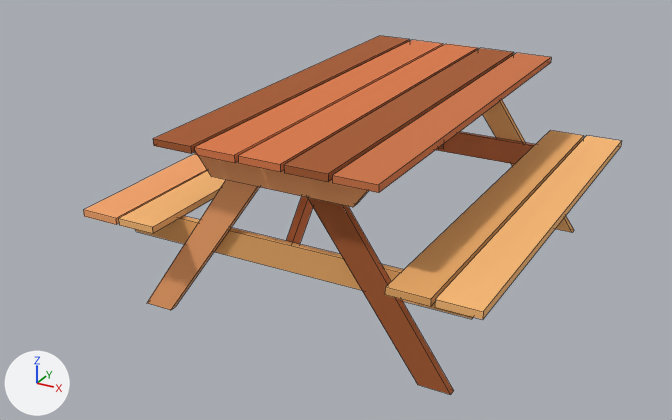
A saved change to the OBJ model Assets/Picnic Asset Pack/Unity Assets - Simple Picnic Assets/Bench/Mesh/Bench.obj.
One viewpoint serves both versions: a 50 mm lens placed at (1.87, -3.82, 2.17), pointed at (-0.14, -0.15, 0.33). Arrows for +X, +Y and +Z are at lower left; the lights stay in place. Mesh edges are drawn as thin lines. Where no turn or scale is listed for an object, it has been applied to the vertices.

The first picture shows 'Bench'.
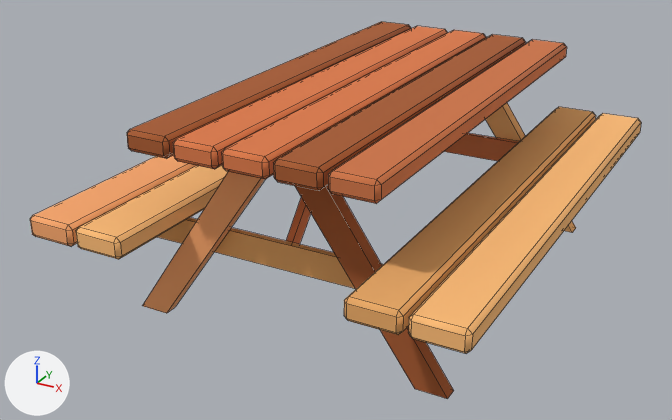
What differs and where, as boxes [x1, y1, x2, y2] in the pictures (672 x 420 px):
'Bench', reshaped (14% wider)
    before: [83, 36, 621, 395]
    after: [30, 22, 641, 399]
part 1 of me_bench, rebuilt (34% wider, 28% taller)
    before: [83, 154, 207, 225]
    after: [30, 155, 197, 246]
part 2 of me_bench, rebuilt (10% wider, 16% taller)
    before: [238, 44, 478, 172]
    after: [221, 30, 486, 179]
part 3 of me_bench, rebuilt (25% wider, 31% taller)
    before: [435, 136, 621, 319]
    after: [408, 113, 641, 353]
part 4 of me_bench, rebuilt
    before: [119, 171, 225, 234]
    after: [76, 165, 228, 259]
part 5 of me_bench, rebuilt (10% wider, 17% taller)
    before: [284, 48, 514, 182]
    after: [273, 34, 526, 191]
part 6 of me_bench, rebuilt (10% wider, 16% taller)
    before: [153, 36, 410, 154]
    after: [127, 22, 411, 159]
part 7 of me_bench, rebuilt (9% wider, 18% taller)
    before: [332, 53, 551, 193]
    after: [328, 39, 567, 204]
part 8 of me_bench, rebuilt (10% wider, 16% taller)
    before: [194, 40, 443, 163]
    after: [173, 26, 448, 169]
part 9 of me_bench, rebuilt (26% wider, 29% taller)
    before: [385, 130, 584, 307]
    after: [344, 107, 596, 335]
part 10 of me_bench, deleted (brown)
    before: [199, 156, 368, 207]
part 11 of me_bench, built on
    before: [135, 100, 574, 395]
    after: [142, 103, 576, 399]

The change, as a list of edits to the scene's bpy script:
```text
Change me_bench:
    used by ob_bench; location = (0.0, 0.0, 0.0)
    remove me_bench.from_pydata(...)  # 152 vertices, 110 faces; spans x -0.94..0.94, y -1.04..1.04, z 0.0..0.91
    add me_bench.from_pydata(...)  # 288 vertices, 282 faces; spans x -0.99..0.99, y -1.31..1.31, z 0.0..0.97
    me_bench part 1: the loose piece of 8 vertices spanning x -0.94..-0.75, y -1.04..1.04, z 0.47..0.51 is rebuilt with 24 vertices and now spans x -0.99..-0.76, y -1.31..1.31, z 0.47..0.57
    me_bench part 2: the loose piece of 8 vertices spanning x -0.09..0.1, y -1.04..1.04, z 0.88..0.91 is rebuilt with 24 vertices and now spans x -0.1..0.11, y -1.15..1.15, z 0.88..0.97
    me_bench part 3: the loose piece of 8 vertices spanning x 0.75..0.94, y -1.04..1.04, z 0.48..0.51 is rebuilt with 24 vertices and now spans x 0.76..0.99, y -1.29..1.29, z 0.47..0.57
    me_bench part 4: the loose piece of 8 vertices spanning x -0.74..-0.55, y -1.04..1.04, z 0.48..0.51 is rebuilt with 24 vertices and now spans x -0.73..-0.5, y -1.31..1.31, z 0.48..0.57
    me_bench part 5: the loose piece of 8 vertices spanning x 0.12..0.31, y -1.04..1.04, z 0.88..0.91 is rebuilt with 24 vertices and now spans x 0.13..0.34, y -1.15..1.15, z 0.88..0.97
    me_bench part 6: the loose piece of 8 vertices spanning x -0.51..-0.32, y -1.04..1.04, z 0.88..0.91 is rebuilt with 24 vertices and now spans x -0.56..-0.35, y -1.15..1.15, z 0.88..0.97
    me_bench part 7: the loose piece of 8 vertices spanning x 0.33..0.52, y -1.04..1.04, z 0.88..0.91 is rebuilt with 24 vertices and now spans x 0.36..0.57, y -1.15..1.15, z 0.88..0.97
    me_bench part 8: the loose piece of 8 vertices spanning x -0.3..-0.11, y -1.04..1.04, z 0.88..0.91 is rebuilt with 24 vertices and now spans x -0.33..-0.12, y -1.15..1.15, z 0.88..0.97
    me_bench part 9: the loose piece of 8 vertices spanning x 0.55..0.74, y -1.04..1.04, z 0.47..0.5 is rebuilt with 24 vertices and now spans x 0.5..0.73, y -1.29..1.29, z 0.47..0.57
    me_bench part 10: the loose piece of 8 vertices spanning x -0.43..0.45, y -0.91..-0.87, z 0.74..0.88 is deleted
    me_bench part 11
    6 faces are deleted
    8 vertices in x -0.77..0.77, y 0.9, z 0.0..0.88 move by (0.0, 0.04, 0.0)
    8 vertices in x -0.77..0.77, y -0.88, z 0.0..0.88 move by (0.0, -0.03, 0.0)
    4 vertices in x 0.9, y -0.84..0.87, z 0.47 move by (-0.01, 0.0, -0.01)
    4 vertices in x -0.89, y -0.84..0.87, z 0.47 move by (0.01, 0.0, -0.01)
    8 vertices are added at x -0.87..0.88, y -0.84..0.87, z 0.47
    10 new faces join them
    me_bench part 12: the surface is now shaded smooth
```
